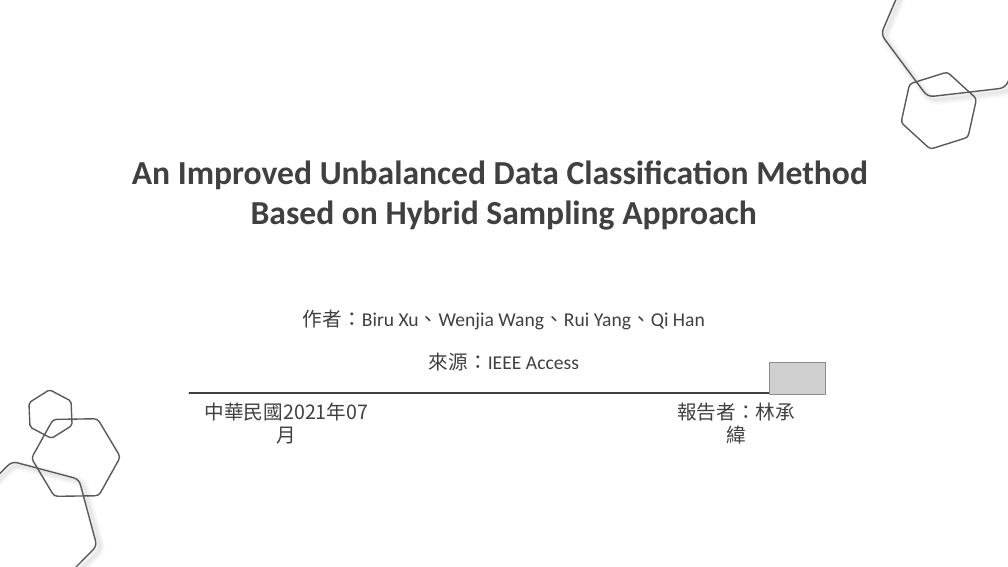
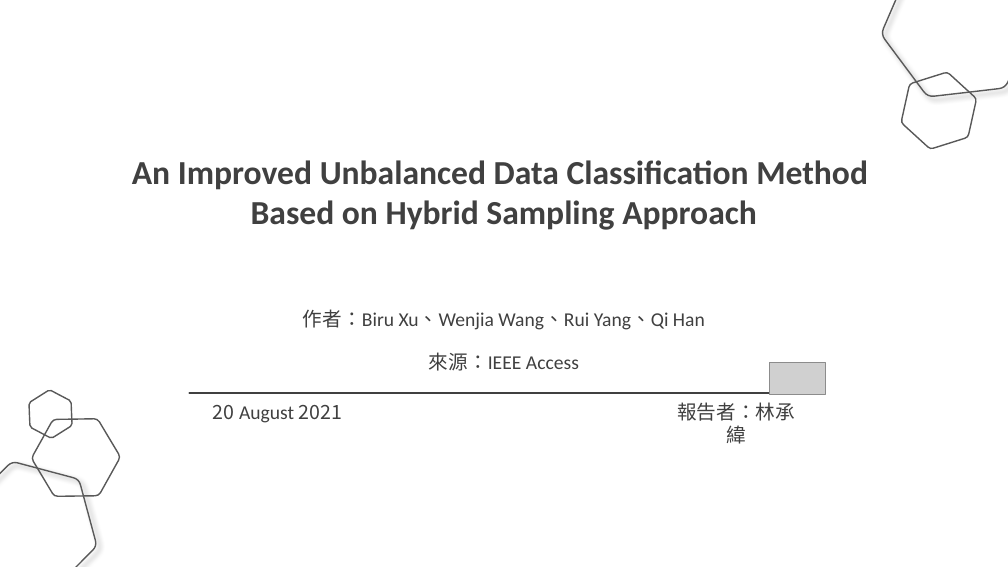
Before and after one commit to Lcwei-0708/lcwei-0708.github.io, a slide deck: slide 1 of data/paper/An Improved Unbalanced Data Classification Method Based on Hybrid Sampling Approach/An Improved Unbalanced Data Classification Method Based on Hybrid Sampling Approach.pptx. Drawn at 1008x567 pixels with LibreOffice and Linux fonts; fonts in the diff are those of the drawing; grey boxes stand for pictures. Boxes give left, top, right and bottom in pixels: in the first picture for what was removed or moved away, otherwise in the second. Text is boxed around its words. In the diff, an @@ line names an element or a change of style, - is before the commit and + after.

```diff
--- a/data/paper/An Improved Unbalanced Data Classification Method Based on Hybrid Sampling Approach/An Improved Unbalanced Data Classification Method Based on Hybrid Sampling Approach.pptx
+++ b/data/paper/An Improved Unbalanced Data Classification Method Based on Hybrid Sampling Approach/An Improved Unbalanced Data Classification Method Based on Hybrid Sampling Approach.pptx
@@ text at [213,405,343,423]: text changed @@
-中華民國2021年07月
+20 August 2021
```
Also in this commit, not shown: 11 other slides changed.
